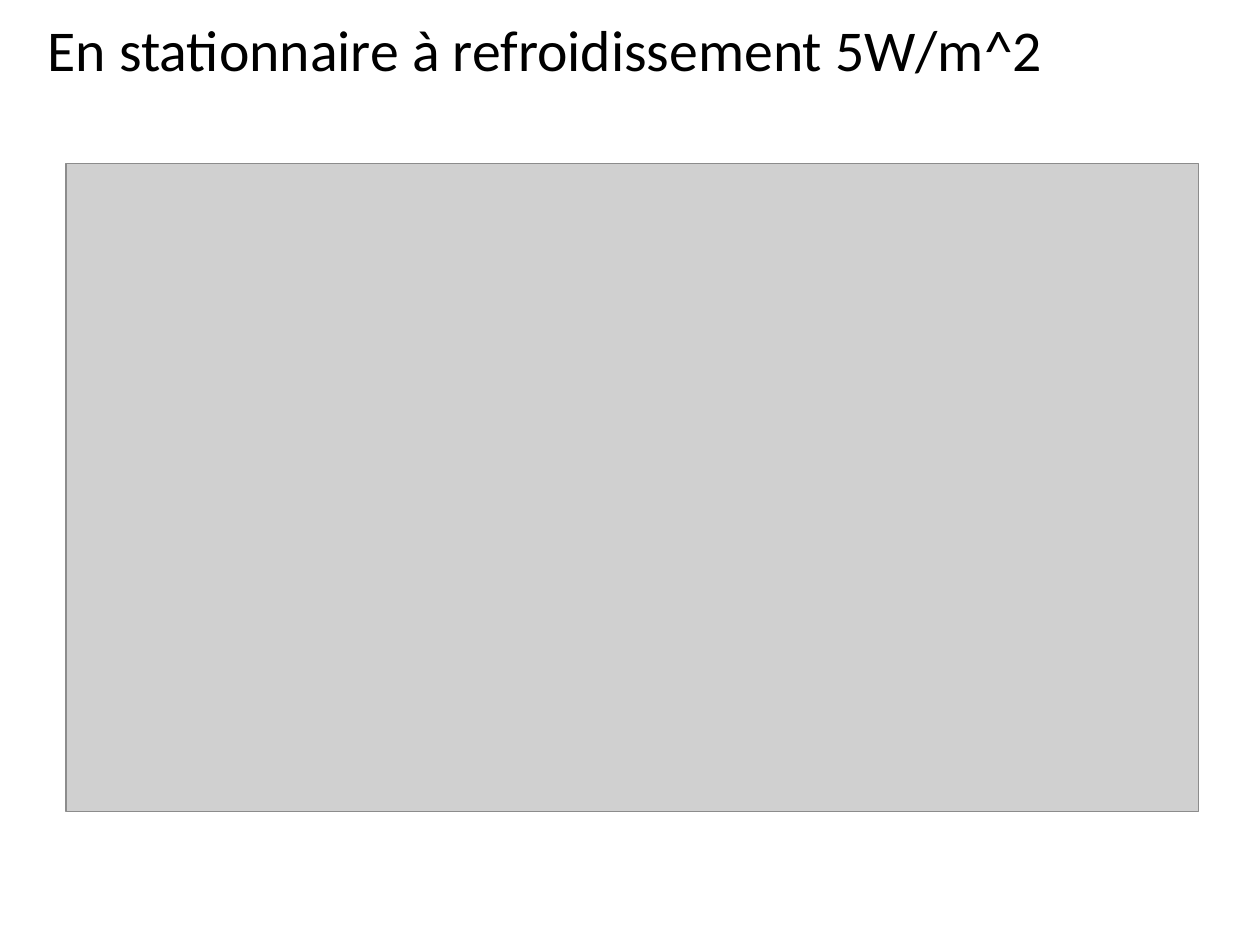
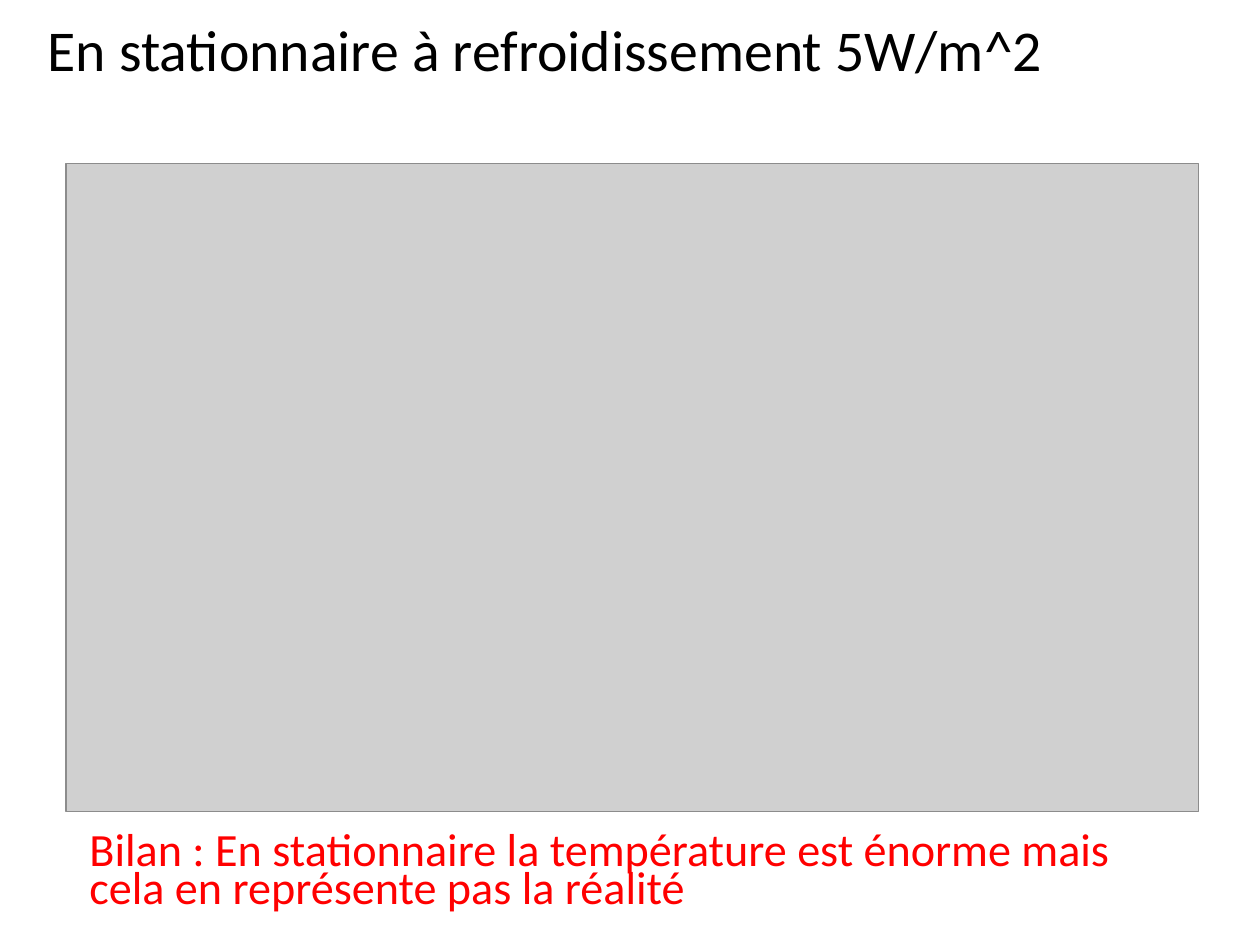
Before and after one commit to EOSCogniton/Bench01-EPSA, a slide deck: slide 6 of 01-Maquettes Primitives/refroidissement_res/Evaluation refroidissement banc BASTIE.pptx. Drawn at 1260x945 pixels with LibreOffice and Linux fonts; fonts in the diff are those of the drawing; grey boxes stand for pictures. Boxes give left, top, right and bottom in pixels: in the first picture for what was removed or moved away, otherwise in the second. Text is boxed around its words. In the diff, an @@ line names an element or a change of style, - is before the commit and + after.

```diff
--- a/01-Maquettes Primitives/refroidissement_res/Evaluation refroidissement banc BASTIE.pptx
+++ b/01-Maquettes Primitives/refroidissement_res/Evaluation refroidissement banc BASTIE.pptx
@@ text added at bbox=[89, 834, 1109, 912], 26.4 pt, text #FF0000 @@
+Bilan : En stationnaire la température est énorme mais cela en représente pas la réalité
```
Also in this commit, not shown: 3 other slides changed, 4 slides added, 1 slide removed.
